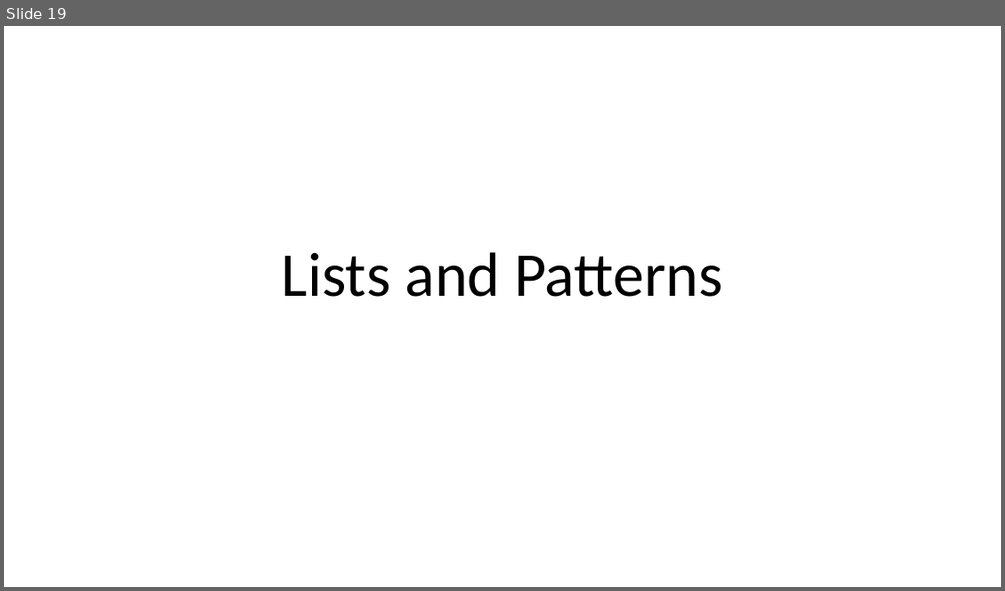
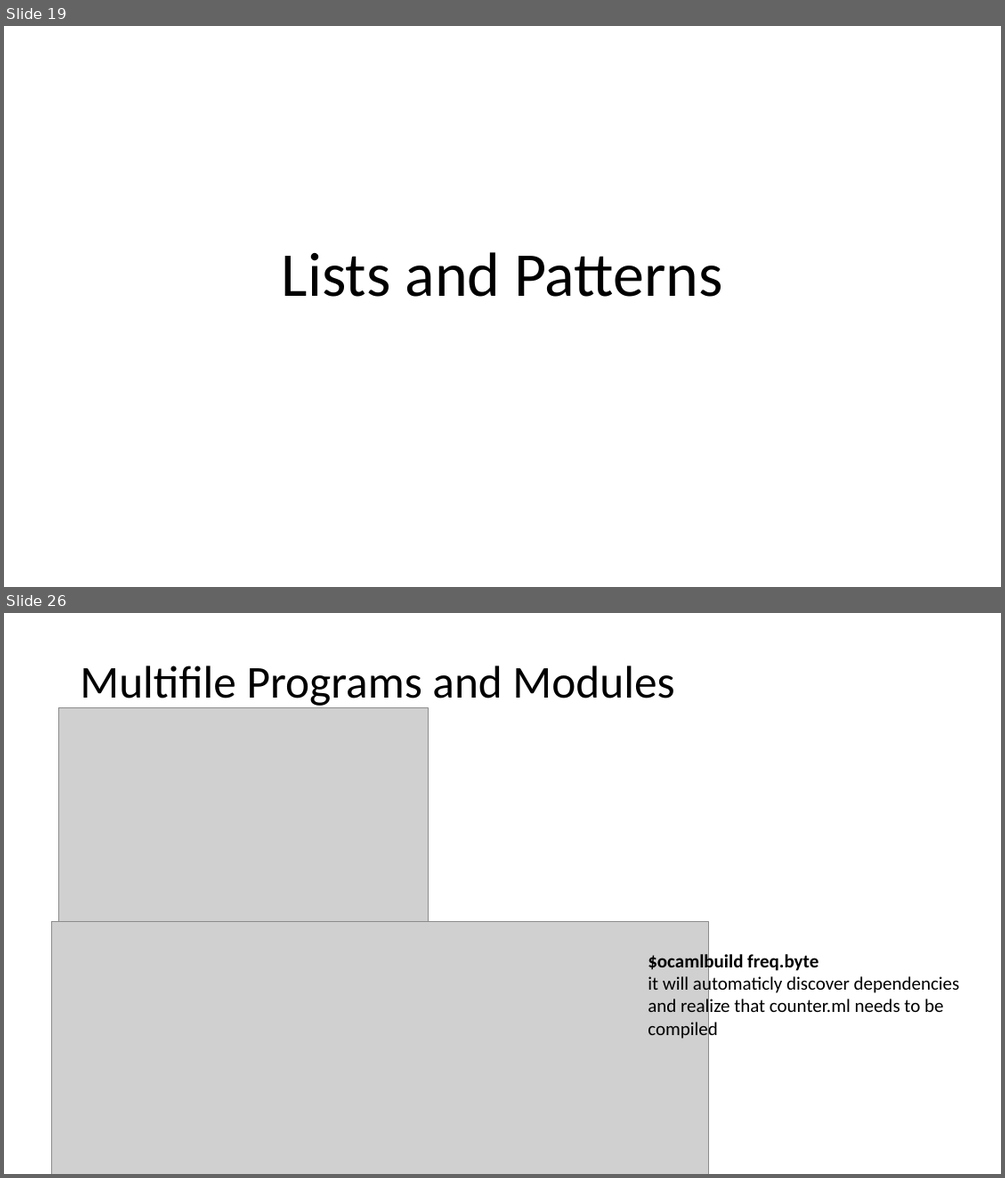
Before and after one commit to bacmive/paper_notes, a slide deck: notes8-ocaml.pptx. Shown one above the other, each under a label of ours: slide 19 before the commit, slides 19 and 26 after it; the slides between them are not shown. The pictures are 1005x591 and 1005x1178 pixels, drawn with LibreOffice and Linux fonts; fonts in the diff are those of the drawing; grey boxes stand for pictures. Boxes give left, top, right and bottom in pixels: in the first picture for what was removed or moved away, otherwise in the second. Text is boxed around its words. In the diff, an @@ line names an element or a change of style, - is before the commit and + after.

Commit message:
ocaml

```diff
--- a/notes8-ocaml.pptx
+++ b/notes8-ocaml.pptx
@@ slide 26 added at box(4, 613, 1001, 1174), background #FFFFFF @@
@@ title added at box(80, 666, 674, 709), 44 pt, text #000000 @@
+Multifile Programs and Modules
@@ picture added at box(58, 708, 428, 921) @@
@@ picture added at box(52, 921, 708, 1174) @@
@@ text added at box(647, 951, 960, 1040), 18 pt, text #000000 @@
+$ocamlbuild freq.byte
+it will automaticly discover dependencies and realize that counter.ml needs to be compiled
```
Also in this commit, not shown: 25 other slides added, 1 other file.
